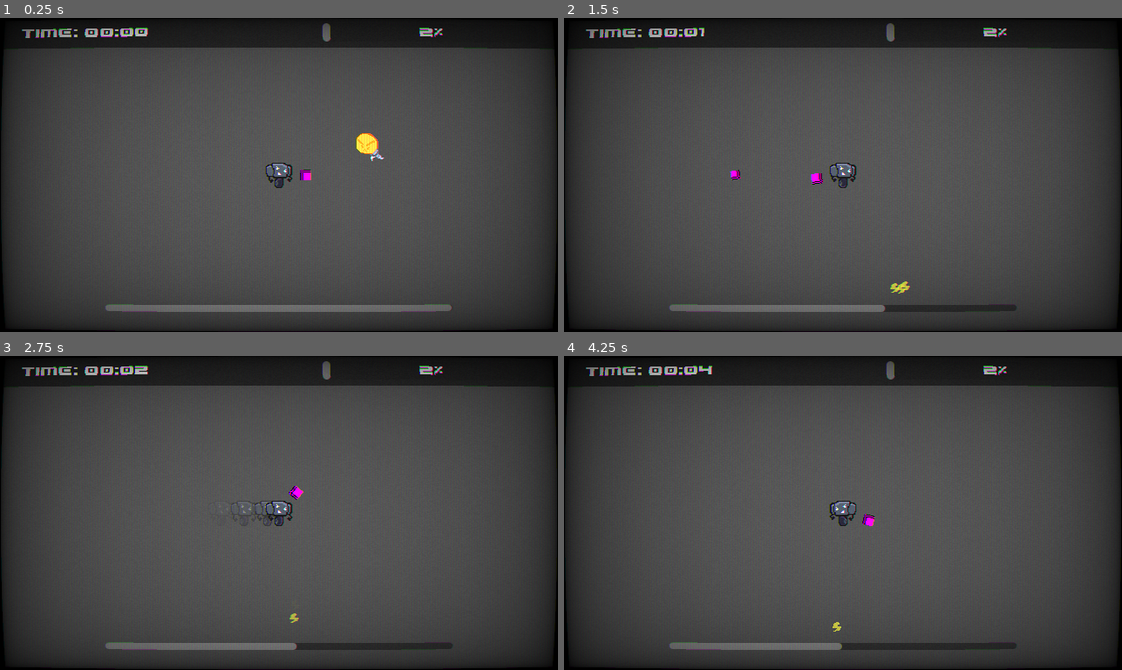
Above: before the commit, frames 1-4 (two rows, left to right).
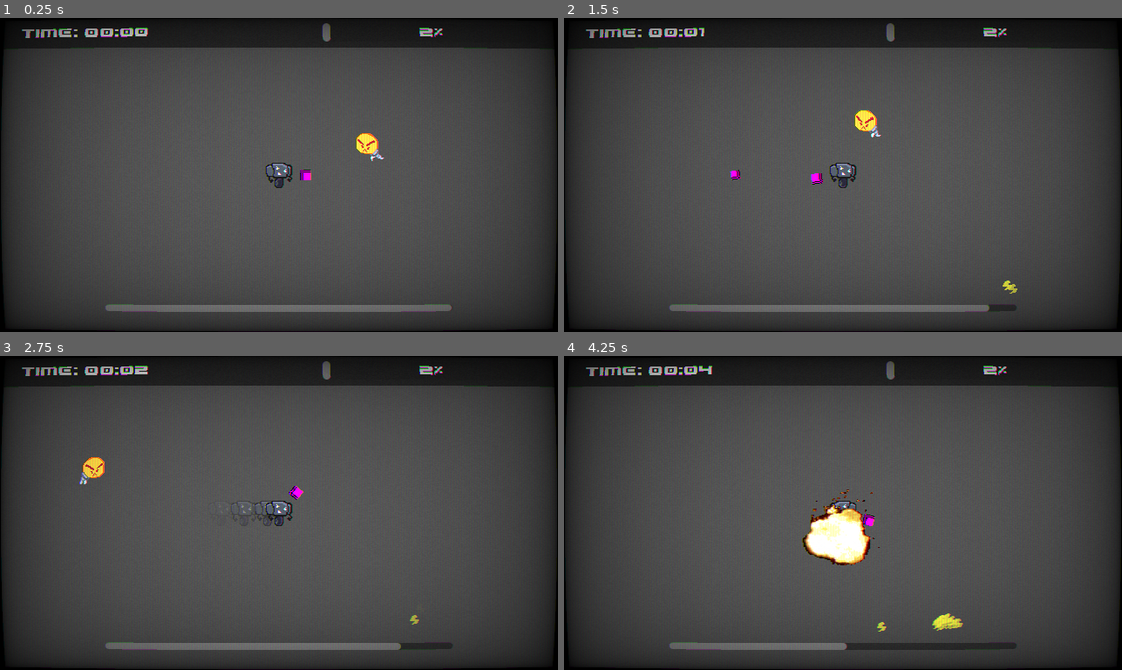
Above: after the commit, the same moments.

Repository: kinghos/GMTK-Game-Jam-2026
Game: Godot game, scene res://scenes/level/level.tscn
The game is run twice, just before and just after one commit, with the same random seed, the same clock (stepped at 60 frames per second) and the same inputs.
Inputs (mouse positions are in pixels of both pictures, inside the frame that each line leads up to):
- Up to frame 1 (0.25 s): no input
- Up to frame 2 (1.5 s): move the mouse to (965, 159) at 0.52 s; hold D (Right) 0.53-1.28 s; right-click (965, 159) at 0.6 s; move the mouse to (731, 190) at 1.27 s; hold S (Down) from 1.28 s (still down); click (731, 190) at 1.35 s
- Up to frame 3 (2.75 s): right-click (167, 528) at 1.55 s; move the mouse to (334, 443) at 2.02 s; release S (Down) at 2.03 s; hold D (Right) from 2.03 s (still down); hold Shift (Sprint) from 2.03 s (still down); right-click (334, 443) at 2.3 s
- Up to frame 4 (4.25 s): move the mouse to (815, 575) at 2.77 s; release D (Right) at 2.78 s; release Shift (Sprint) at 2.78 s; hold W (Up) 2.78-3.53 s; right-click (815, 575) at 2.85 s; move the mouse to (1010, 560) at 3.52 s; hold A (Left) from 3.53 s (still down); right-click (1010, 560) at 3.6 s

The runs differ from the first frame. In frame 1, less than 0.1% of the frame differs, in the area x 64-68%, y 38-43%; in frame 2, 0.8%; in frame 3, 0.7%; in frame 4, 2.1%, in the area x 42-72%, y 42-94%.

Commit message:
lotsa changes. including enemies, and blast

Diff:
--- a/globals/Globals.gd
+++ b/globals/Globals.gd
@@ -12,6 +12,46 @@
 var start_time
 enum ENEMY_TYPES {FODDER, CHARGELESS, PARASITE, RANGED}
 
+enum POWERUPS {ATTACKSPEED, BULLETDMG, BULLETSPEED, ENERGYPACK, BLAST, MOVESPEED, SHOTGUNSPREAD,
+			   SHOTGUNBULLETS, RIFLEPIERCE, RIFLESIZE, SMGHOME, SMGKB}
+enum WEAPONS {PISTOL, SHOTGUN, RIFLE, SMG}
+var chosen_weapon = WEAPONS.PISTOL
+var powerup_counts = {
+	POWERUPS.ATTACKSPEED: 0,
+	POWERUPS.BULLETDMG: 0,
+	POWERUPS.BULLETSPEED: 0,
+	POWERUPS.ENERGYPACK: 0,
+	POWERUPS.BLAST: 0,
+	POWERUPS.MOVESPEED: 0,
+	POWERUPS.SHOTGUNSPREAD: 0,
+	POWERUPS.SHOTGUNBULLETS: 0,
+	POWERUPS.RIFLEPIERCE: 0,
+	POWERUPS.RIFLESIZE: 0,
+	POWERUPS.SMGHOME: 0,
+	POWERUPS.SMGKB: 0
+}
+
+func _ready() -> void:
+	game_over = false
+	enemy_kill_total = 0
+	current_kills_to_target = 0.0
+	current_kill_target = 12
+	wave = 1
+	start_time = Time.get_ticks_msec()
+	var powerup_counts = {
+		POWERUPS.ATTACKSPEED: 0,
+		POWERUPS.BULLETDMG: 0,
+		POWERUPS.BULLETSPEED: 0,
+		POWERUPS.ENERGYPACK: 0,
+		POWERUPS.BLAST: 0,
+		POWERUPS.MOVESPEED: 0,
+		POWERUPS.SHOTGUNSPREAD: 0,
+		POWERUPS.SHOTGUNBULLETS: 0,
+		POWERUPS.RIFLEPIERCE: 0,
+		POWERUPS.RIFLESIZE: 0,
+		POWERUPS.SMGHOME: 0,
+		POWERUPS.SMGKB: 0
+	}
 
 func next_target(num):
 	# uses the quadratic sequence 5x^2 + 4x + 3 to generate the next target
--- a/project.godot
+++ b/project.godot
@@ -67,6 +67,11 @@
 "events": [Object(InputEventKey,"resource_local_to_scene":false,"resource_name":"","device":-1,"window_id":0,"alt_press …(195 unchanged characters)…
 ]
 }
+Blast={
+"deadzone": 0.2,
+"events": [Object(InputEventMouseButton,"resource_local_to_scene":false,"resource_name":"","device":-1,"window_id":0,"alt_pressed":false,"shift_pressed":false,"ctrl_pressed":false,"meta_pressed":false,"button_mask":2,"position":Vector2(172, 14),"global_position":Vector2(181, 62),"factor":1.0,"button_index":2,"canceled":false,"pressed":true,"double_click":false,"script":null)
+]
+}
 
 [layer_names]
 
@@ -77,6 +82,7 @@
 2d_physics/layer_5="Player bullets"
 2d_physics/layer_6="Drops"
 2d_physics/layer_7="Explosion Area"
+2d_physics/layer_8="Blast Area"
 
 [physics]
 
--- a/scenes/enemies/base_enemy.gd
+++ b/scenes/enemies/base_enemy.gd
@@ -42,6 +42,8 @@
 		die()
 
 func die():
+	if self in Globals.player.enemies_in_blast_radius:
+		Globals.player.enemies_in_blast_radius.erase(self)
 	Globals.enemy_kill_total += 1
 	Globals.current_kills_to_target += 1
 	animation_player.play("death")
--- a/scenes/enemies/base_enemy.tscn
+++ b/scenes/enemies/base_enemy.tscn
@@ -95,7 +95,7 @@
 [node name="BaseEnemy" type="CharacterBody2D" unique_id=1193687902 groups=["Enemies"]]
 z_index = 1
 collision_layer = 2
-collision_mask = 62
+collision_mask = 190
 motion_mode = 1
 script = ExtResource("1_qf3h2")
 
--- a/scenes/enemies/fodder.tscn
+++ b/scenes/enemies/fodder.tscn
@@ -48,6 +48,30 @@
 atlas = ExtResource("3_fimud")
 region = Rect2(320, 0, 32, 32)
 
+[sub_resource type="AtlasTexture" id="AtlasTexture_00kcx"]
+atlas = ExtResource("3_fimud")
+region = Rect2(352, 0, 32, 32)
+
+[sub_resource type="AtlasTexture" id="AtlasTexture_bufv7"]
+atlas = ExtResource("3_fimud")
+region = Rect2(384, 0, 32, 32)
+
+[sub_resource type="AtlasTexture" id="AtlasTexture_3we6s"]
+atlas = ExtResource("3_fimud")
+region = Rect2(416, 0, 32, 32)
+
+[sub_resource type="AtlasTexture" id="AtlasTexture_2m0in"]
+atlas = ExtResource("3_fimud")
+region = Rect2(448, 0, 32, 32)
+
+[sub_resource type="AtlasTexture" id="AtlasTexture_e1q08"]
+atlas = ExtResource("3_fimud")
+region = Rect2(480, 0, 32, 32)
+
+[sub_resource type="AtlasTexture" id="AtlasTexture_8dbjp"]
+atlas = ExtResource("3_fimud")
+region = Rect2(512, 0, 32, 32)
+
 [sub_resource type="SpriteFrames" id="SpriteFrames_qf3h2"]
 animations = [{
 "frames": [{
@@ -83,6 +107,24 @@
 }, {
 "duration": 1.0,
 "texture": SubResource("AtlasTexture_ay7wb")
+}, {
+"duration": 1.0,
+"texture": SubResource("AtlasTexture_00kcx")
+}, {
+"duration": 1.0,
+"texture": SubResource("AtlasTexture_bufv7")
+}, {
+"duration": 1.0,
+"texture": SubResource("AtlasTexture_3we6s")
+}, {
+"duration": 1.0,
+"texture": SubResource("AtlasTexture_2m0in")
+}, {
+"duration": 1.0,
+"texture": SubResource("AtlasTexture_e1q08")
+}, {
+"duration": 1.0,
+"texture": SubResource("AtlasTexture_8dbjp")
 }],
 "loop": 1,
 "name": &"run",
@@ -102,7 +144,7 @@
 sprite_frames = SubResource("SpriteFrames_qf3h2")
 animation = &"run"
 autoplay = "run"
-frame_progress = 0.38826203
+frame_progress = 0.047311384
 
 [node name="CollisionShape2D" parent="Hitbox" parent_id_path=PackedInt32Array(737481144) index="0" unique_id=841296864]
 shape = SubResource("CircleShape2D_fimud")
--- a/scenes/player/player.gd
+++ b/scenes/player/player.gd
@@ -14,6 +14,8 @@
 
 @onready var gun: Sprite2D = $Gun
 @onready var sprite_2d: AnimatedSprite2D = $Sprite2D
+@onready var blast_particles: CPUParticles2D = $BlastParticles
+@onready var blast_timer: Timer = $BlastTimer
 
 
 var charge = MAX_CHARGE
@@ -26,6 +28,8 @@
 const SPRINT_TRAIL_LIFETIME = 0.2
 var sprinting_trail_timer = 0.0
 
+var enemies_in_blast_radius = []
+
 func _ready():
 	Globals.player = self
 
@@ -37,6 +41,9 @@
 		sprite_2d.flip_h = true
 	elif direction.x > 0:
 		sprite_2d.flip_h = false
+
+	if Input.is_action_just_pressed("Blast"):
+		blast()
 
 	var current_speed = WALK_SPEED if direction else 0
 	if sprinting:
@@ -105,3 +112,24 @@
 
 func energy_gain(energy_gained):
 	charge += energy_gained
+
+func blast():
+	if blast_timer.is_stopped():
+		print("kablow!")
+		blast_timer.start()
+		blast_particles.emitting = true
+		for enemy in enemies_in_blast_radius:
+			enemy.attack_cooldown = 0.75
+			enemy.knockback_time = 0.5
+			enemy.knockback_velocity = global_position.direction_to(enemy.global_position) * 200
+
+
+
+func _on_blast_radius_body_entered(body: Node2D) -> void:
+	if body is Enemy:
+		enemies_in_blast_radius.append(body)
+
+
+func _on_blast_radius_body_exited(body: Node2D) -> void:
+	if body is Enemy:
+		enemies_in_blast_radius.erase(body)
--- a/scenes/player/player.tscn
+++ b/scenes/player/player.tscn
@@ -3,6 +3,7 @@
 [ext_resource type="Script" uid="uid://cd7i3gsqewy38" path="res://scenes/player/player.gd" id="1_g2els"]
 [ext_resource type="Texture2D" uid="uid://kujom1wreabj" path="res://assets/sprites/player.png" id="2_gmlin"]
 [ext_resource type="Script" uid="uid://1q3m5v74w1gk" path="res://scenes/player/gun.gd" id="3_gmlin"]
+[ext_resource type="Texture2D" uid="uid://c11w0uks0ab07" path="res://scenes/particles/lightning.png" id="4_lvxji"]
 
 [sub_resource type="RectangleShape2D" id="RectangleShape2D_dqkch"]
 size = Vector2(31, 32)
@@ -46,6 +47,9 @@
 [sub_resource type="PlaceholderTexture2D" id="PlaceholderTexture2D_126ht"]
 size = Vector2(12, 12)
 
+[sub_resource type="CircleShape2D" id="CircleShape2D_k5ghg"]
+radius = 69.115845
+
 [node name="Player" type="CharacterBody2D" unique_id=181589956]
 collision_mask = 76
 script = ExtResource("1_g2els")
@@ -58,7 +62,7 @@
 sprite_frames = SubResource("SpriteFrames_k5ghg")
 animation = &"run"
 autoplay = "run"
-frame_progress = 0.874952
+frame_progress = 0.631933
 
 [node name="Gun" type="Sprite2D" parent="." unique_id=185035677]
 texture = SubResource("PlaceholderTexture2D_126ht")
@@ -66,3 +70,39 @@
 script = ExtResource("3_gmlin")
 
 [node name="Camera2D" type="Camera2D" parent="." unique_id=1946561460]
+
+[node name="BlastParticles" type="CPUParticles2D" parent="." unique_id=890265202]
+emitting = false
+amount = 50
+texture = ExtResource("4_lvxji")
+lifetime = 0.75
+one_shot = true
+speed_scale = 2.0
+explosiveness = 1.0
+use_fixed_seed = true
+seed = 8
+direction = Vector2(0, 0)
+spread = 180.0
+gravity = Vector2(0, 0)
+initial_velocity_min = 100.0
+initial_velocity_max = 100.0
+linear_accel_min = -50.0
+linear_accel_max = -9.68
+angle_min = -720.0
+angle_max = 720.0
+scale_amount_min = 0.75
+scale_amount_max = 0.75
+
+[node name="BlastTimer" type="Timer" parent="." unique_id=2140747265]
+wait_time = 10.0
+one_shot = true
+
+[node name="BlastRadius" type="Area2D" parent="." unique_id=1695964441]
+collision_layer = 128
+collision_mask = 2
+
+[node name="CollisionShape2D" type="CollisionShape2D" parent="BlastRadius" unique_id=1336266813]
+shape = SubResource("CircleShape2D_k5ghg")
+
+[connection signal="body_entered" from="BlastRadius" to="." method="_on_blast_radius_body_entered"]
+[connection signal="body_exited" from="BlastRadius" to="." method="_on_blast_radius_body_exited"]
Binary file added: assets/sprites/Tilemap.png
Not shown, added: assets/sprites/Tilemap.png.import
Binary file added: assets/sprites/blast-particles.png
Not shown, added: assets/sprites/blast-particles.png.import
Binary file changed: assets/sprites/lightbulb.png
